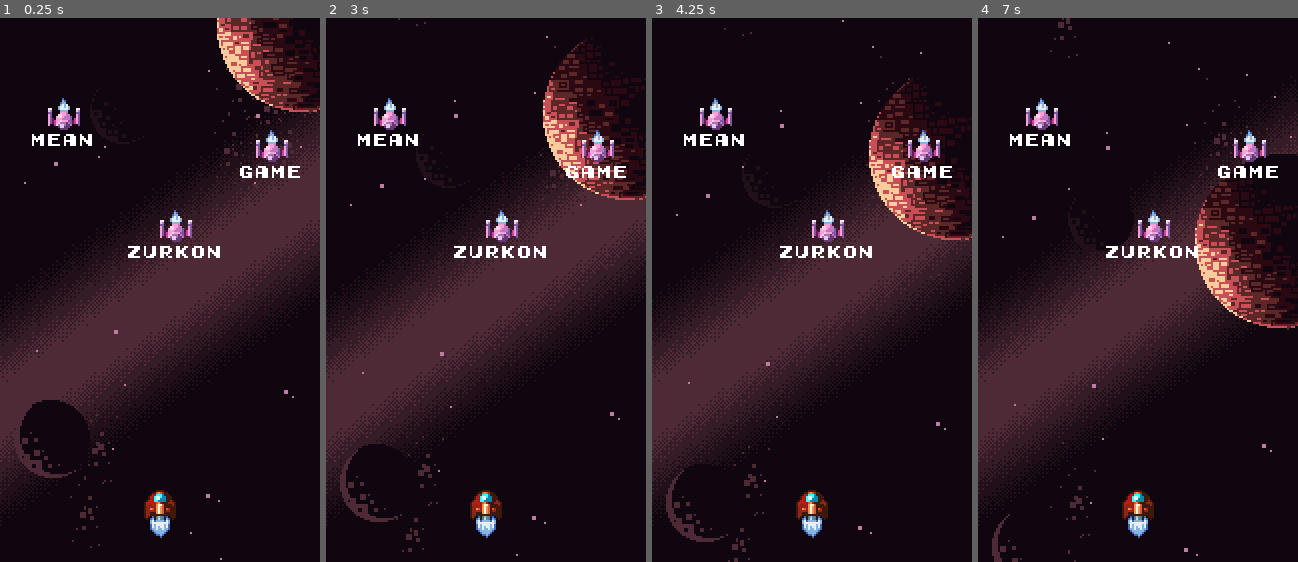
Above: before the commit, frames 1-4 (left to right).
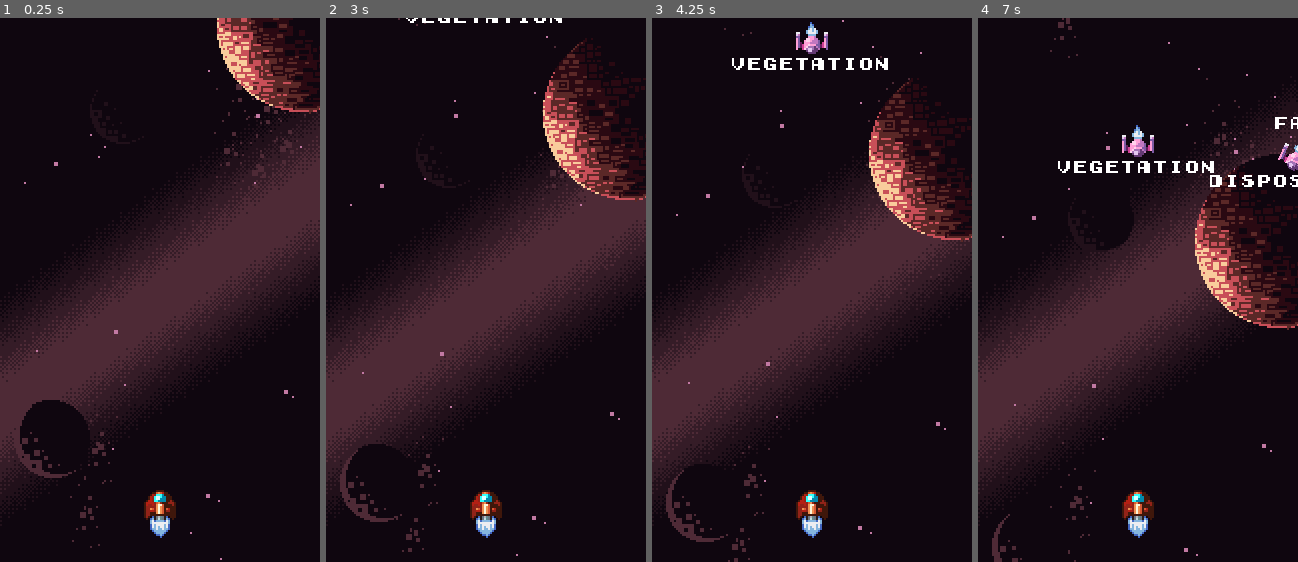
Above: after the commit, the same moments.

Repository: zurkon/keyspace
Game: Godot game, scene res://Scenes/Main.tscn
The game is run twice, just before and just after one commit, with the same random seed, the same clock (stepped at 60 frames per second) and the same inputs.
Inputs:
- Up to frame 1 (0.25 s): no input
- Up to frame 2 (3 s): tap Enter at 0.5 s
- Up to frame 3 (4.25 s): no input
- Up to frame 4 (7 s): no input

The runs differ from the first frame. In frame 1, 1.7% of the frame differs, in the area x 10-94%, y 14-45%; in frame 2, 1.9%; in frame 3, 2.5%; in frame 4, 2.9%, in the area x 10-100%, y 14-45%.

Commit message:
Created EnemySpawner with WordList

Diff:
--- a/Scenes/Bullet.tscn
+++ b/Scenes/Bullet.tscn
@@ -1,13 +1,14 @@
 [gd_scene load_steps=4 format=2]
 
 [ext_resource path="res://Sprites/Bullets/laser-bolts.png" type="Texture" id=1]
-[ext_resource path="res://Scripts/Bullet.gd" type="Script" id=2]
+[ext_resource path="res://Scripts/bullet.gd" type="Script" id=2]
 
 [sub_resource type="RectangleShape2D" id=1]
 extents = Vector2( 2.5, 6 )
 
 [node name="Bullet" type="RigidBody2D"]
-collision_mask = 2
+collision_layer = 2
+collision_mask = 4
 gravity_scale = 0.0
 contacts_reported = 1
 contact_monitor = true
--- a/Scenes/Enemy.tscn
+++ b/Scenes/Enemy.tscn
@@ -2,18 +2,19 @@
 
 [ext_resource path="res://Fonts/Early GameBoy.ttf" type="DynamicFontData" id=1]
 [ext_resource path="res://Sprites/Enemies/enemy-small.png" type="Texture" id=2]
-[ext_resource path="res://Scripts/Enemy.gd" type="Script" id=3]
+[ext_resource path="res://Scripts/enemy.gd" type="Script" id=3]
 
 [sub_resource type="DynamicFont" id=1]
 size = 8
 font_data = ExtResource( 1 )
 
-[sub_resource type="RectangleShape2D" id=2]
-extents = Vector2( 8, 6 )
+[sub_resource type="CircleShape2D" id=2]
+radius = 7.0
 
 [node name="Enemy" type="KinematicBody2D" groups=[
 "Enemy",
 ]]
+collision_layer = 4
 script = ExtResource( 3 )
 
 [node name="Sprite" type="Sprite" parent="."]
--- /dev/null
+++ b/Scenes/EnemySpawner.tscn
@@ -0,0 +1,32 @@
+[gd_scene load_steps=2 format=2]
+
+[ext_resource path="res://Scripts/enemy_spawner.gd" type="Script" id=1]
+
+[node name="EnemySpawner" type="Node2D"]
+script = ExtResource( 1 )
+__meta__ = {
+"_editor_description_": ""
+}
+
+[node name="LeftCorner" type="Position2D" parent="."]
+position = Vector2( -16, 32 )
+
+[node name="Left" type="Position2D" parent="."]
+position = Vector2( 24, -16 )
+
+[node name="Middle" type="Position2D" parent="."]
+position = Vector2( 80, -32 )
+
+[node name="Right" type="Position2D" parent="."]
+position = Vector2( 136, -16 )
+
+[node name="RightCorner" type="Position2D" parent="."]
+position = Vector2( 176, 32 )
+
+[node name="EnemyContainer" type="Node2D" parent="."]
+
+[node name="SpawnTimer" type="Timer" parent="."]
+wait_time = 2.0
+one_shot = true
+
+[connection signal="timeout" from="SpawnTimer" to="." method="_on_SpawnTimer_timeout"]
--- a/Scenes/Main.tscn
+++ b/Scenes/Main.tscn
@@ -3,11 +3,11 @@
 [ext_resource path="res://Sprites/Background/parallax-space-backgound.png" type="Texture" id=1]
 [ext_resource path="res://Sprites/Background/parallax-space-big-planet.png" type="Texture" id=2]
 [ext_resource path="res://Sprites/Background/parallax-space-stars.png" type="Texture" id=3]
-[ext_resource path="res://Scripts/ScrollBackground.gd" type="Script" id=4]
+[ext_resource path="res://Scripts/scroll_background.gd" type="Script" id=4]
 [ext_resource path="res://Sprites/Background/parallax-space-far-planets.png" type="Texture" id=5]
-[ext_resource path="res://Scripts/Main.gd" type="Script" id=6]
-[ext_resource path="res://Scenes/Enemy.tscn" type="PackedScene" id=7]
+[ext_resource path="res://Scripts/main.gd" type="Script" id=6]
 [ext_resource path="res://Scenes/Player.tscn" type="PackedScene" id=8]
+[ext_resource path="res://Scenes/EnemySpawner.tscn" type="PackedScene" id=9]
 
 [node name="Main" type="Node2D"]
 script = ExtResource( 6 )
@@ -47,19 +47,7 @@
 rotation = -1.5708
 texture = ExtResource( 2 )
 
-[node name="EnemyContainer" type="Node2D" parent="."]
-
-[node name="Enemy1" parent="EnemyContainer" instance=ExtResource( 7 )]
-position = Vector2( 88, 104 )
-text = "zurkon"
-
-[node name="Enemy2" parent="EnemyContainer" instance=ExtResource( 7 )]
-position = Vector2( 32, 48 )
-text = "mean"
-
-[node name="Enemy3" parent="EnemyContainer" instance=ExtResource( 7 )]
-position = Vector2( 136, 64 )
-text = "game"
+[node name="EnemySpawner" parent="." instance=ExtResource( 9 )]
 
 [node name="Player" parent="." instance=ExtResource( 8 )]
 position = Vector2( 80, 248 )
--- a/Scenes/Player.tscn
+++ b/Scenes/Player.tscn
@@ -1,9 +1,11 @@
 [gd_scene load_steps=3 format=2]
 
 [ext_resource path="res://Sprites/Player/ship.png" type="Texture" id=1]
-[ext_resource path="res://Scripts/Player.gd" type="Script" id=2]
+[ext_resource path="res://Scripts/player.gd" type="Script" id=2]
 
 [node name="Player" type="Node2D"]
+z_index = 5
+z_as_relative = false
 script = ExtResource( 2 )
 
 [node name="Sprite" type="Sprite" parent="."]
@@ -13,4 +15,4 @@
 frame = 2
 
 [node name="Position2D" type="Position2D" parent="."]
-position = Vector2( 0, -12 )
+position = Vector2( 0, -8 )
--- a/Scripts/Bullet.gd
+++ b/Scripts/Bullet.gd
@@ -2,6 +2,7 @@
 
 
 var _current_index := 0
+var _target_prompt := ""
 
 
 func set_current_index(value: int) -> void:
@@ -12,9 +13,15 @@
 	return _current_index
 
 
+func set_target_prompt(target: String) -> void:
+	_target_prompt = target
+
+
+func get_target_prompt() -> String:
+	return _target_prompt
+
+
 func _on_Bullet_body_entered(body: Node2D) -> void:
-#	print("bullet index: %d" % _current_index)
-#	print(body.get_groups())
 	if body.get_groups().has("Enemy"):
 		body.set_next_character(_current_index)
 		queue_free()
--- a/Scripts/Enemy.gd
+++ b/Scripts/Enemy.gd
@@ -3,22 +3,30 @@
 
 export var target_color := Color("#ff5722")
 export var letter_color := Color("#b71c1c")
-export var text := 'type here'
 
 
 onready var prompt = $RichTextLabel
 onready var prompt_text = prompt.text
 
 
+var _origin_point = Vector2.ZERO
+var _speed := 4
+
+
 func _ready() -> void:
-	set_prompt()
+	_origin_point = global_position
+#	_speed = rand_range(50, 150)
+
+
+func _physics_process(delta) -> void:
+	var _velocity = move_and_slide( ( (Vector2( 80, 248 ) - _origin_point) * _speed)  * delta )
 
 
 func get_prompt() -> String:
 	return prompt_text
 
 
-func set_prompt() -> void:
+func set_prompt(text: String) -> void:
 	prompt_text = text
 	prompt.parse_bbcode("[center]" + text + "[/center]")
 
@@ -39,5 +47,4 @@
 
 
 func _on_Enemy_tree_exiting() -> void:
-	print(get_tree().current_scene.name)
 	print("Destroyed!!!!")
--- a/Scripts/Main.gd
+++ b/Scripts/Main.gd
@@ -1,12 +1,13 @@
 extends Node2D
 
 
-onready var enemy_container = $EnemyContainer
+onready var enemy_container = get_node("EnemySpawner/EnemyContainer")
 onready var player = $Player
 
 
 var active_enemy = null
 var current_letter_index: int = -1
+var current_prompt: String = ""
 
 
 func find_new_active_enemy(typed_character: String):
@@ -16,28 +17,28 @@
 		if first_character == typed_character:
 			active_enemy = enemy
 			current_letter_index = 1
-			player.fire(active_enemy, current_letter_index)
-#			active_enemy.set_next_character(current_letter_index)
+			current_prompt = enemy.get_prompt()
+			print("Prompt atual: %s" % current_prompt)
+			player.fire(active_enemy, current_letter_index, current_prompt)
 			return
 
 
 func _unhandled_input(event: InputEvent) -> void:
-	if event is InputEventKey and event.is_pressed():
+	if event is InputEventKey and event.is_pressed() and not event.is_echo():
 		var typed_event = event as InputEventKey
 		var key_typed = PoolByteArray([typed_event.unicode]).get_string_from_utf8()
 
 		if active_enemy == null:
 			find_new_active_enemy(key_typed)
 		else:
-			var prompt: String = active_enemy.get_prompt()
-			var next_character: String = prompt.substr(current_letter_index, 1)
+			var next_character: String = current_prompt.substr(current_letter_index, 1)
 			if key_typed == next_character:
 				current_letter_index += 1
-				player.fire(active_enemy, current_letter_index)
-#				active_enemy.set_next_character(current_letter_index)
-				if current_letter_index == prompt.length():
-					print("Reset!")
+				player.fire(active_enemy, current_letter_index, current_prompt)
+				if current_letter_index == current_prompt.length():
+#					print("Reset!")
 					current_letter_index = -1
 					active_enemy = null
+					current_prompt = ""
 #		print("event: %s" % typed_event)
 #		print("key: %s" % key_typed)
--- a/Scripts/Player.gd
+++ b/Scripts/Player.gd
@@ -1,16 +1,17 @@
 extends Node2D
 
 
-export var bullet_speed := 100.0
+export var bullet_speed := 300.0
 
 
 var bullet := preload("res://Scenes/Bullet.tscn")
 
 
-func fire(target: KinematicBody2D, index_value: int) -> void:
+func fire(target: KinematicBody2D, index_value: int, prompt: String) -> void:
 	var bullet_instance = bullet.instance()
 	bullet_instance.position = $Position2D.global_position
 	bullet_instance.set_current_index(index_value)
+	bullet_instance.set_target_prompt(prompt)
 	get_parent().add_child(bullet_instance)
 	bullet_instance.look_at(target.get_global_position())
 	bullet_instance.apply_impulse(Vector2(), Vector2(bullet_speed, 0).rotated(bullet_instance.rotation))
--- /dev/null
+++ b/Scripts/enemy_spawner.gd
@@ -0,0 +1,43 @@
+extends Node2D
+
+
+onready var timer := $SpawnTimer
+onready var enemy_container := $EnemyContainer
+
+
+var _word_list = WordList.new()
+var enemy := preload("res://Scenes/Enemy.tscn")
+var positions := []
+var player: Node2D
+
+
+func _ready() -> void:
+	player = get_parent().get_node("Player")
+	print(player.name)
+	randomize()
+	positions = [
+		$LeftCorner,
+		$Left,
+		$Middle,
+		$Right,
+		$RightCorner
+	]
+	timer.start()
+
+
+func spawn_new_enemy() -> void:
+	var new_word: String = _word_list.get_random_word()
+	print("Palavra selecionada: %s" % new_word)
+	var enemy_instance = enemy.instance()
+	enemy_instance.global_position = positions[ randi() % 5 ].global_position
+#	add_child(enemy_instance)
+	enemy_container.add_child(enemy_instance)
+	enemy_instance.get_node("Sprite").look_at( player.get_global_position() )
+	enemy_instance.get_node("Sprite").rotation_degrees -= 90
+	enemy_instance.set_prompt(new_word)
+
+
+func _on_SpawnTimer_timeout() -> void:
+	spawn_new_enemy()
+	timer.wait_time = rand_range( 1, 4 )
+	timer.start()
--- /dev/null
+++ b/Scripts/word_list.gd
@@ -0,0 +1,87 @@
+class_name WordList
+extends Node
+
+var _words := [
+	"amber",
+	"code",
+	"chance",
+	"different",
+	"press",
+	"series",
+	"official",
+	"garbage",
+	"pursuit",
+	"reach",
+	"fall",
+	"prediction",
+	"mouse",
+	"relevance",
+	"game",
+	"entertain",
+	"magazine",
+	"promotion",
+	"throat",
+	"traffic",
+	"illustrate",
+	"investment",
+	"challenge",
+	"color",
+	"index",
+	"jaw",
+	"nun",
+	"favour",
+	"thumb",
+	"packet",
+	"vegetation",
+	"element",
+	"declaration",
+	"shave",
+	"disposition",
+	"axis",
+	"modest",
+	"cluster",
+	"double",
+	"creep",
+	"apology",
+	"mold",
+	"project",
+	"soft",
+	"diagram",
+	"application",
+	"headquarters",
+	"attract",
+	"follow",
+	"realism",
+]
+
+var _available := _words
+var _filtered := []
+var _rng = RandomNumberGenerator.new()
+
+
+func _init() -> void:
+	_rng.randomize()
+
+
+func get_random_word() -> String:
+	var new_word: String = ""
+	var new_word_index: int = _rng.randi_range(0, _available.size() - 1)
+
+	for i in _available.size():
+		if i == new_word_index:
+			var first_slice = _available.slice(0, i-1)
+			new_word = _available[i]
+			_filtered.append(new_word)
+			var last_slice = _available.slice(i+1, _available.size() - 1)
+			_available = first_slice
+			_available.append_array(last_slice)
+			break
+
+	print(_available.size())
+
+	return new_word
+#	print("Nova Palavra: %s" % new_word_index)
+#	print("Palavra selecionada: %s" % new_word)
+#	print("Filtrados: %d" % _filtered.size())
+#	print("Disponivel: %d" % _available.size())
+#	print("Lista: %d" % _words.size())
--- a/project.godot
+++ b/project.godot
@@ -7,6 +7,16 @@
 ;   param=value ; assign values to parameters
 
 config_version=4
+
+_global_script_classes=[ {
+"base": "Node",
+"class": "WordList",
+"language": "GDScript",
+"path": "res://Scripts/word_list.gd"
+} ]
+_global_script_class_icons={
+"WordList": ""
+}
 
 [application]
 
@@ -23,6 +33,12 @@
 window/stretch/mode="2d"
 window/stretch/aspect="keep"
 
+[layer_names]
+
+2d_physics/layer_1="main"
+2d_physics/layer_2="bullet"
+2d_physics/layer_3="enemy"
+
 [physics]
 
 common/enable_pause_aware_picking=true
Renamed: Scripts/ScrollBackground.gd -> Scripts/scroll_background.gd
